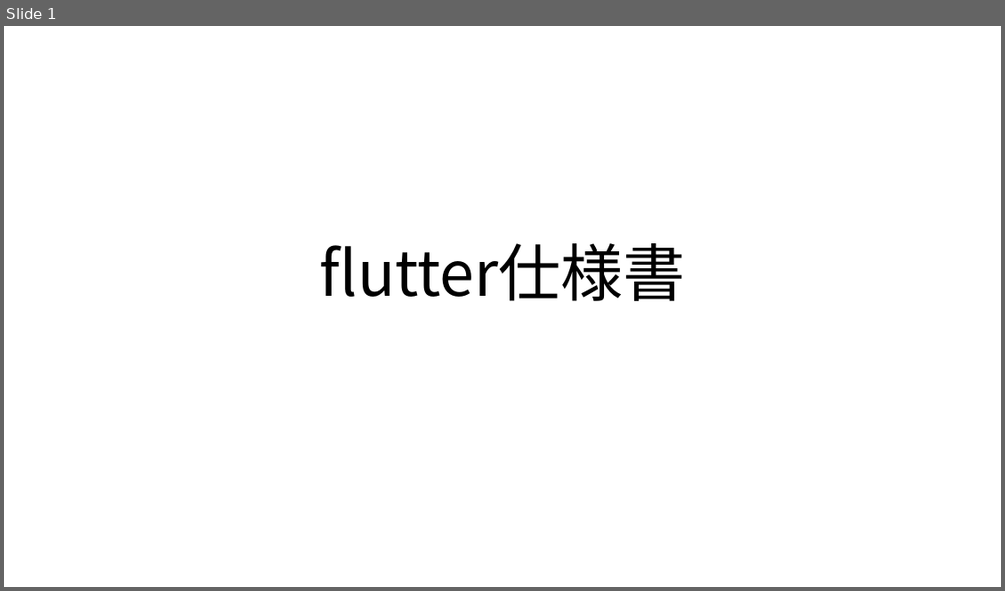
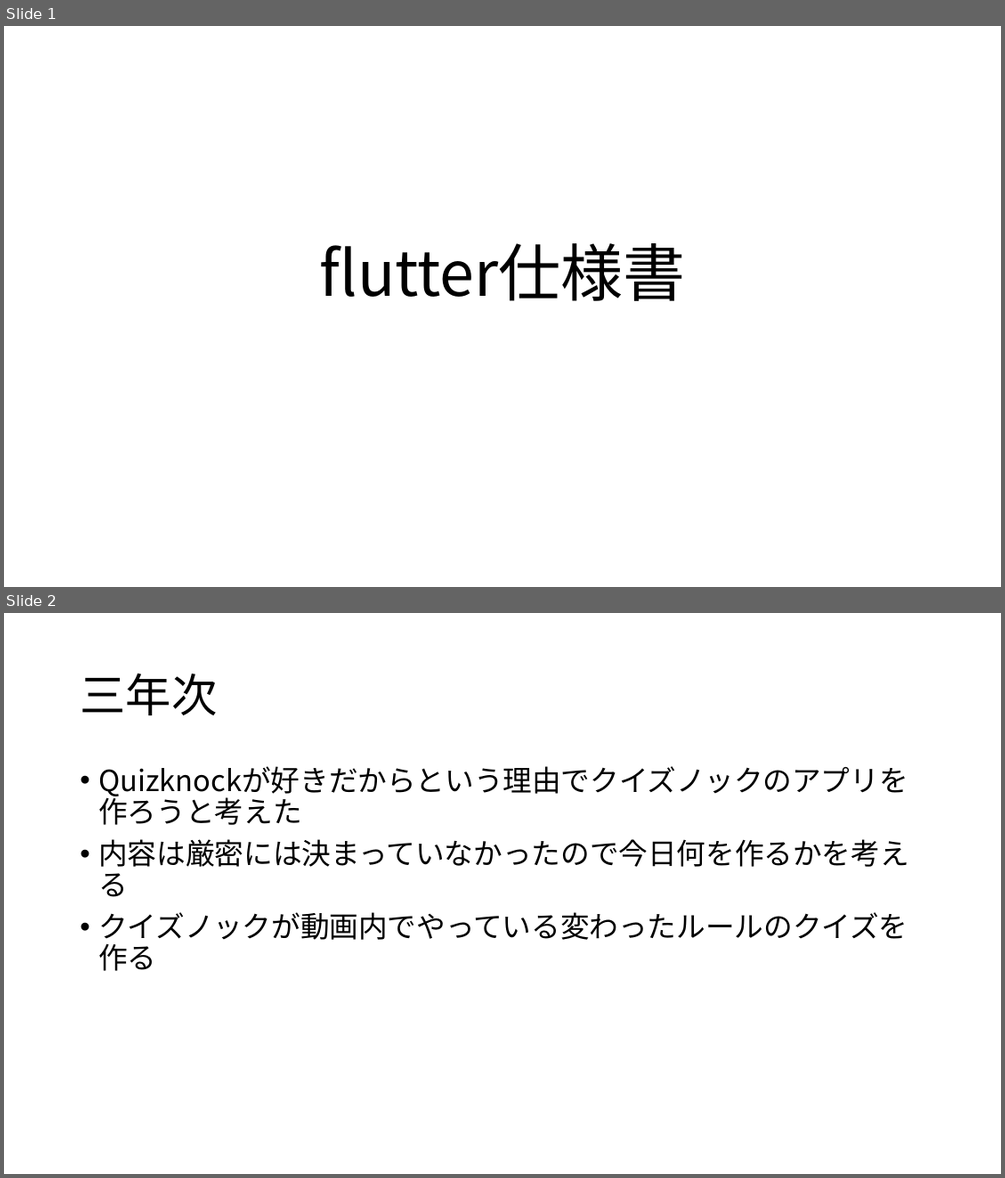
Before and after one commit to Maple-robin/flutter2025, a slide deck: flutter_仕様書.pptx. Shown one above the other, each under a label of ours: slide 1 before the commit, slides 1 and 2 after it. The pictures are 1005x591 and 1005x1178 pixels, drawn with LibreOffice and Linux fonts; fonts in the diff are those of the drawing. Boxes give left, top, right and bottom in pixels: in the first picture for what was removed or moved away, otherwise in the second. Text is boxed around its words. In the diff, an @@ line names an element or a change of style, - is before the commit and + after.

Commit message:
参考urlと実施内容の明記

```diff
--- a/flutter_仕様書.pptx
+++ b/flutter_仕様書.pptx
@@ slide 2 added at (4,613,1001,1174), background #FFFFFF @@
@@ title added at (80,673,217,715), 44 pt, text #000000 @@
+三年次
@@ text added at (98,839,909,971), 28 pt, text #000000 @@
+• Quizknockが好きだからという理由でクイズノックのアプリを作ろうと考えた
+• 内容は厳密には決まっていなかったので今日何を作るかを考える
+• クイズノックが動画内でやっている変わったルールのクイズを作る
```
Also in this commit, not shown: 1 other slide added, 2 slides removed, 1 other file.
